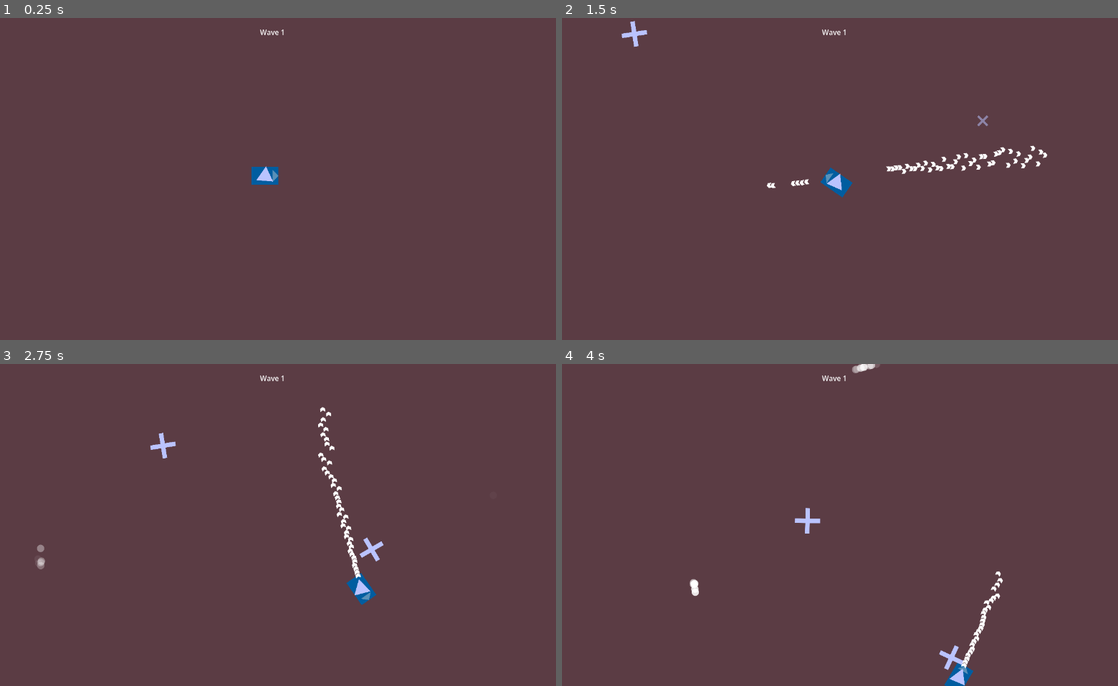
Above: before the commit, frames 1-4 (two rows, left to right).
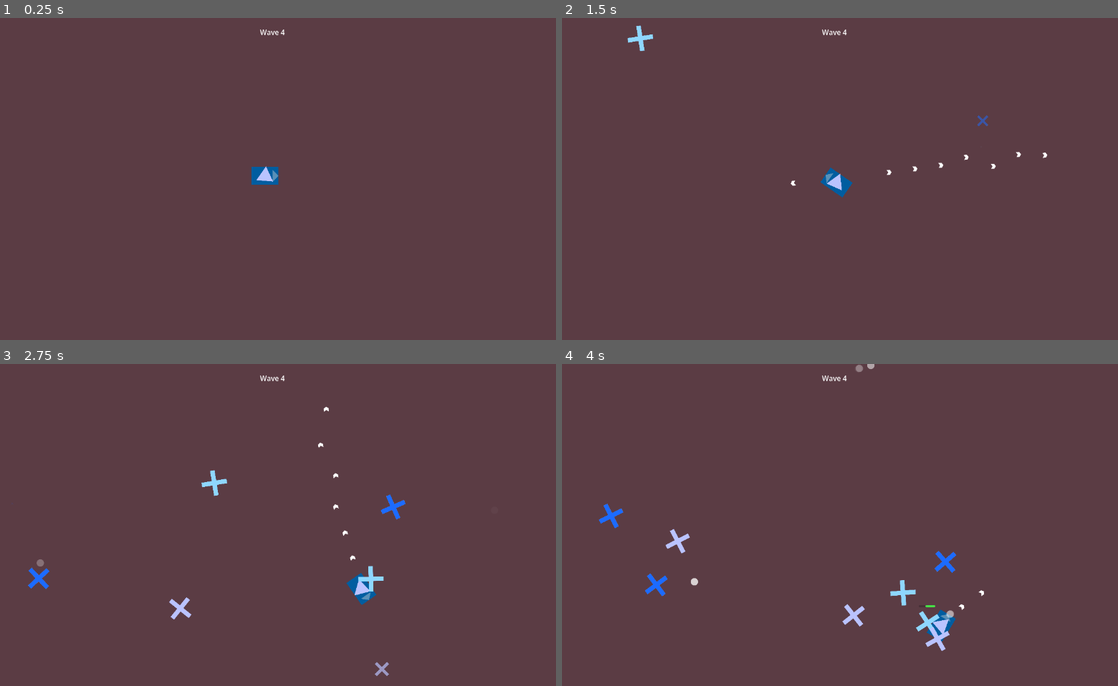
Above: after the commit, the same moments.

Repository: Sammon04/Roguelike_Game
Game: Godot game, scene res://Scenes/Main.tscn
Same seed, same stepped clock (60 frames per second), same inputs: the game is played once before the commit and once after it.
Inputs (mouse positions are in pixels of both pictures, inside the frame that each line leads up to):
- Up to frame 1 (0.25 s): no input
- Up to frame 2 (1.5 s): tap Enter at 0.5 s; move the mouse to (956, 162) at 0.52 s; press the mouse at (956, 162) at 0.53 s; hold D (right) 0.53-1.28 s; move the mouse to (717, 195) at 1.27 s; release the mouse at (717, 195) at 1.28 s; hold S (down) from 1.28 s (still down); click (717, 195) at 1.35 s
- Up to frame 3 (2.75 s): move the mouse to (328, 454) at 2.02 s; release S (down) at 2.03 s; press the mouse at (328, 454) at 2.03 s; hold D (right) from 2.03 s (still down)
- Up to frame 4 (4 s): move the mouse to (801, 589) at 2.77 s; release D (right) at 2.78 s; release the mouse at (801, 589) at 2.78 s; hold W (up) 2.78-3.53 s; click (801, 589) at 2.85 s; move the mouse to (1001, 573) at 3.52 s; press the mouse at (1001, 573) at 3.53 s; hold A (left) from 3.53 s (still down)

The runs differ from the first frame. In frame 1, less than 0.1% of the frame differs, in the area x 50-52%, y 3-6%; in frame 2, 0.8%; in frame 3, 1.5%; in frame 4, 2.2%, in the area x 6-80%, y 0-100%.

Commit message:
Added BaseEnemy class and new enemy types

Diff:
--- /dev/null
+++ b/Objects/Enemies/Scenes/basic_enemy.tscn
@@ -0,0 +1,127 @@
+[gd_scene format=3 uid="uid://bap31726r8p56"]
+
+[ext_resource type="Script" uid="uid://djxtr1mu4n2cm" path="res://Objects/Enemies/Scripts/basic_enemy.gd" id="1_sto6h"]
+[ext_resource type="Texture2D" uid="uid://ceqoc6brfrlwd" path="res://Graphics/enemy/basic_enemy.png" id="2_ytyfe"]
+
+[sub_resource type="Animation" id="Animation_md0e3"]
+length = 0.001
+tracks/0/type = "value"
+tracks/0/imported = false
+tracks/0/enabled = true
+tracks/0/path = NodePath(".:scale")
+tracks/0/interp = 1
+tracks/0/loop_wrap = true
+tracks/0/keys = {
+"times": PackedFloat32Array(0),
+"transitions": PackedFloat32Array(1),
+"update": 0,
+"values": [Vector2(0.99999994, 0.99999994)]
+}
+tracks/1/type = "value"
+tracks/1/imported = false
+tracks/1/enabled = true
+tracks/1/path = NodePath(".:modulate:a")
+tracks/1/interp = 1
+tracks/1/loop_wrap = true
+tracks/1/keys = {
+"times": PackedFloat32Array(0),
+"transitions": PackedFloat32Array(1),
+"update": 1,
+"values": [1.0]
+}
+tracks/2/type = "value"
+tracks/2/imported = false
+tracks/2/enabled = true
+tracks/2/path = NodePath("..:visible")
+tracks/2/interp = 1
+tracks/2/loop_wrap = true
+tracks/2/keys = {
+"times": PackedFloat32Array(0),
+"transitions": PackedFloat32Array(1),
+"update": 1,
+"values": [true]
+}
+
+[sub_resource type="Animation" id="Animation_4ra3w"]
+resource_name = "spawn"
+tracks/0/type = "value"
+tracks/0/imported = false
+tracks/0/enabled = true
+tracks/0/path = NodePath(".:scale")
+tracks/0/interp = 1
+tracks/0/loop_wrap = true
+tracks/0/keys = {
+"times": PackedFloat32Array(0, 1),
+"transitions": PackedFloat32Array(4.4382715, 1),
+"update": 0,
+"values": [Vector2(0, 0), Vector2(1, 1)]
+}
+tracks/1/type = "value"
+tracks/1/imported = false
+tracks/1/enabled = true
+tracks/1/path = NodePath(".:modulate:a")
+tracks/1/interp = 1
+tracks/1/loop_wrap = true
+tracks/1/keys = {
+"times": PackedFloat32Array(0, 1),
+"transitions": PackedFloat32Array(4.43, 1),
+"update": 0,
+"values": [0.0, 1.0]
+}
+tracks/2/type = "value"
+tracks/2/imported = false
+tracks/2/enabled = true
+tracks/2/path = NodePath("..:visible")
+tracks/2/interp = 1
+tracks/2/loop_wrap = true
+tracks/2/keys = {
+"times": PackedFloat32Array(0),
+"transitions": PackedFloat32Array(1),
+"update": 1,
+"values": [true]
+}
+
+[sub_resource type="AnimationLibrary" id="AnimationLibrary_5uy6h"]
+_data = {
+&"RESET": SubResource("Animation_md0e3"),
+&"spawn": SubResource("Animation_4ra3w")
+}
+
+[sub_resource type="CircleShape2D" id="CircleShape2D_md0e3"]
+radius = 13.0
+
+[sub_resource type="StyleBoxFlat" id="StyleBoxFlat_md0e3"]
+bg_color = Color(0.2784, 0.87, 0.2784, 1)
+corner_radius_top_left = 6
+corner_radius_top_right = 6
+corner_radius_bottom_right = 6
+corner_radius_bottom_left = 6
+corner_detail = 6
+
+[node name="Enemy" type="CharacterBody2D" unique_id=297808548 groups=["enemy"]]
+script = ExtResource("1_sto6h")
+
+[node name="Visuals" type="Node2D" parent="." unique_id=1416626296]
+scale = Vector2(0.99999994, 0.99999994)
+
+[node name="EnemySprite" type="Sprite2D" parent="Visuals" unique_id=1528180432]
+scale = Vector2(0.2, 0.2)
+texture = ExtResource("2_ytyfe")
+
+[node name="AnimationPlayer" type="AnimationPlayer" parent="Visuals" unique_id=797329095]
+libraries/ = SubResource("AnimationLibrary_5uy6h")
+
+[node name="CollisionShape2D" type="CollisionShape2D" parent="." unique_id=323943593]
+shape = SubResource("CircleShape2D_md0e3")
+
+[node name="HealthBar" type="ProgressBar" parent="." unique_id=1387917338]
+top_level = true
+offset_left = -18.0
+offset_top = -31.0
+offset_right = 19.0
+offset_bottom = -26.0
+theme_override_styles/fill = SubResource("StyleBoxFlat_md0e3")
+fill_mode = 1
+show_percentage = false
+
+[connection signal="animation_finished" from="Visuals/AnimationPlayer" to="." method="_on_animation_player_animation_finished"]
--- a/Objects/Scenes/enemy.tscn
+++ b/Objects/Enemies/Scenes/fast_enemy.tscn
@@ -1,7 +1,7 @@
-[gd_scene format=3 uid="uid://bap31726r8p56"]
+[gd_scene format=3 uid="uid://cvy6j2c17tuut"]
 
-[ext_resource type="Script" uid="uid://djxtr1mu4n2cm" path="res://Objects/Scripts/enemy.gd" id="1_sto6h"]
-[ext_resource type="Texture2D" uid="uid://ceqoc6brfrlwd" path="res://Graphics/enemy/enemy.png" id="2_ytyfe"]
+[ext_resource type="Script" uid="uid://de7i2q8dnyiaw" path="res://Objects/Enemies/Scripts/fast_enemy.gd" id="1_bx0t4"]
+[ext_resource type="Texture2D" uid="uid://cyuwlc3dcmrwg" path="res://Graphics/enemy/fast_enemy.png" id="2_ucpbs"]
 
 [sub_resource type="Animation" id="Animation_md0e3"]
 length = 0.001
@@ -99,14 +99,14 @@
 corner_detail = 6
 
 [node name="Enemy" type="CharacterBody2D" unique_id=297808548 groups=["enemy"]]
-script = ExtResource("1_sto6h")
+script = ExtResource("1_bx0t4")
 
 [node name="Visuals" type="Node2D" parent="." unique_id=1416626296]
 scale = Vector2(0.99999994, 0.99999994)
 
 [node name="EnemySprite" type="Sprite2D" parent="Visuals" unique_id=1528180432]
 scale = Vector2(0.2, 0.2)
-texture = ExtResource("2_ytyfe")
+texture = ExtResource("2_ucpbs")
 
 [node name="AnimationPlayer" type="AnimationPlayer" parent="Visuals" unique_id=797329095]
 libraries/ = SubResource("AnimationLibrary_5uy6h")
--- /dev/null
+++ b/Objects/Enemies/Scenes/tough_enemy.tscn
@@ -0,0 +1,127 @@
+[gd_scene format=3 uid="uid://brp2qbjp1ltkx"]
+
+[ext_resource type="Script" uid="uid://phxsy1my12f1" path="res://Objects/Enemies/Scripts/tough_enemy.gd" id="1_v0mtp"]
+[ext_resource type="Texture2D" uid="uid://d2pl2jfsvmf4f" path="res://Graphics/enemy/tough_enemy.png" id="2_v0mtp"]
+
+[sub_resource type="Animation" id="Animation_md0e3"]
+length = 0.001
+tracks/0/type = "value"
+tracks/0/imported = false
+tracks/0/enabled = true
+tracks/0/path = NodePath(".:scale")
+tracks/0/interp = 1
+tracks/0/loop_wrap = true
+tracks/0/keys = {
+"times": PackedFloat32Array(0),
+"transitions": PackedFloat32Array(1),
+"update": 0,
+"values": [Vector2(0.99999994, 0.99999994)]
+}
+tracks/1/type = "value"
+tracks/1/imported = false
+tracks/1/enabled = true
+tracks/1/path = NodePath(".:modulate:a")
+tracks/1/interp = 1
+tracks/1/loop_wrap = true
+tracks/1/keys = {
+"times": PackedFloat32Array(0),
+"transitions": PackedFloat32Array(1),
+"update": 1,
+"values": [1.0]
+}
+tracks/2/type = "value"
+tracks/2/imported = false
+tracks/2/enabled = true
+tracks/2/path = NodePath("..:visible")
+tracks/2/interp = 1
+tracks/2/loop_wrap = true
+tracks/2/keys = {
+"times": PackedFloat32Array(0),
+"transitions": PackedFloat32Array(1),
+"update": 1,
+"values": [true]
+}
+
+[sub_resource type="Animation" id="Animation_4ra3w"]
+resource_name = "spawn"
+tracks/0/type = "value"
+tracks/0/imported = false
+tracks/0/enabled = true
+tracks/0/path = NodePath(".:scale")
+tracks/0/interp = 1
+tracks/0/loop_wrap = true
+tracks/0/keys = {
+"times": PackedFloat32Array(0, 1),
+"transitions": PackedFloat32Array(4.4382715, 1),
+"update": 0,
+"values": [Vector2(0, 0), Vector2(1, 1)]
+}
+tracks/1/type = "value"
+tracks/1/imported = false
+tracks/1/enabled = true
+tracks/1/path = NodePath(".:modulate:a")
+tracks/1/interp = 1
+tracks/1/loop_wrap = true
+tracks/1/keys = {
+"times": PackedFloat32Array(0, 1),
+"transitions": PackedFloat32Array(4.43, 1),
+"update": 0,
+"values": [0.0, 1.0]
+}
+tracks/2/type = "value"
+tracks/2/imported = false
+tracks/2/enabled = true
+tracks/2/path = NodePath("..:visible")
+tracks/2/interp = 1
+tracks/2/loop_wrap = true
+tracks/2/keys = {
+"times": PackedFloat32Array(0),
+"transitions": PackedFloat32Array(1),
+"update": 1,
+"values": [true]
+}
+
+[sub_resource type="AnimationLibrary" id="AnimationLibrary_5uy6h"]
+_data = {
+&"RESET": SubResource("Animation_md0e3"),
+&"spawn": SubResource("Animation_4ra3w")
+}
+
+[sub_resource type="CircleShape2D" id="CircleShape2D_md0e3"]
+radius = 13.0
+
+[sub_resource type="StyleBoxFlat" id="StyleBoxFlat_md0e3"]
+bg_color = Color(0.2784, 0.87, 0.2784, 1)
+corner_radius_top_left = 6
+corner_radius_top_right = 6
+corner_radius_bottom_right = 6
+corner_radius_bottom_left = 6
+corner_detail = 6
+
+[node name="Enemy" type="CharacterBody2D" unique_id=297808548 groups=["enemy"]]
+script = ExtResource("1_v0mtp")
+
+[node name="Visuals" type="Node2D" parent="." unique_id=1416626296]
+scale = Vector2(0.99999994, 0.99999994)
+
+[node name="EnemySprite" type="Sprite2D" parent="Visuals" unique_id=1528180432]
+scale = Vector2(0.2, 0.2)
+texture = ExtResource("2_v0mtp")
+
+[node name="AnimationPlayer" type="AnimationPlayer" parent="Visuals" unique_id=797329095]
+libraries/ = SubResource("AnimationLibrary_5uy6h")
+
+[node name="CollisionShape2D" type="CollisionShape2D" parent="." unique_id=323943593]
+shape = SubResource("CircleShape2D_md0e3")
+
+[node name="HealthBar" type="ProgressBar" parent="." unique_id=1387917338]
+top_level = true
+offset_left = -18.0
+offset_top = -31.0
+offset_right = 19.0
+offset_bottom = -26.0
+theme_override_styles/fill = SubResource("StyleBoxFlat_md0e3")
+fill_mode = 1
+show_percentage = false
+
+[connection signal="animation_finished" from="Visuals/AnimationPlayer" to="." method="_on_animation_player_animation_finished"]
--- a/Objects/Scripts/enemy.gd
+++ b/Objects/Enemies/Scripts/base_enemy.gd
@@ -1,22 +1,22 @@
-class_name Enemy
+class_name BaseEnemy
 extends CharacterBody2D
 
 @onready var player = get_tree().get_first_node_in_group("player") as Player
 @onready var anim: AnimationPlayer = $Visuals/AnimationPlayer
 @onready var collision: CollisionShape2D = $CollisionShape2D
 @onready var health_bar: ProgressBar = $HealthBar
+
 @export var enemy_speed = 200
 @export var max_health: int = 100
+
 var health: int
-var is_active: bool
-var dead : bool
+var is_active: bool = false
+var dead : bool = false
 signal enemy_died
 
 
 func _ready() -> void:
 	visible = false
-	is_active = false
-	dead = false
 	collision.disabled = true
 	anim.play("spawn")
 	health = max_health
@@ -31,12 +31,15 @@
 	$HealthBar.global_position = global_position + Vector2(-20, -40)
 
 func follow_player():
-	if player:
-		var direction = player.global_position - position
-		direction = direction.normalized()
-		velocity = direction * enemy_speed
-		move_and_slide()
-		look_at(player.global_position)
+	if not player:
+		return
+
+	var direction = player.global_position - position
+	direction = direction.normalized()
+	velocity = direction * enemy_speed
+
+	move_and_slide()
+	look_at(player.global_position)
 
 func take_damage(amount: int):
 	health -= amount
--- /dev/null
+++ b/Objects/Enemies/Scripts/basic_enemy.gd
@@ -0,0 +1,6 @@
+extends BaseEnemy
+
+func _ready():
+	enemy_speed = 200
+	max_health = 100
+	super()
--- /dev/null
+++ b/Objects/Enemies/Scripts/fast_enemy.gd
@@ -0,0 +1,6 @@
+extends BaseEnemy
+
+func _ready():
+	enemy_speed = 300
+	max_health = 50
+	super()
--- /dev/null
+++ b/Objects/Enemies/Scripts/tough_enemy.gd
@@ -0,0 +1,6 @@
+extends BaseEnemy
+
+func _ready():
+	enemy_speed = 100
+	max_health = 400
+	super()
--- a/Objects/Scenes/director.tscn
+++ b/Objects/Scenes/director.tscn
@@ -1,9 +1,13 @@
 [gd_scene format=3 uid="uid://ces8wovhg1sy2"]
 
 [ext_resource type="Script" uid="uid://bhacpeeyps7ym" path="res://Objects/Scripts/director.gd" id="1_8c0qa"]
+[ext_resource type="PackedScene" uid="uid://bap31726r8p56" path="res://Objects/Enemies/Scenes/basic_enemy.tscn" id="2_kqw4h"]
+[ext_resource type="PackedScene" uid="uid://cvy6j2c17tuut" path="res://Objects/Enemies/Scenes/fast_enemy.tscn" id="3_15p4y"]
+[ext_resource type="PackedScene" uid="uid://brp2qbjp1ltkx" path="res://Objects/Enemies/Scenes/tough_enemy.tscn" id="4_sdhsa"]
 
 [node name="Director" type="Node" unique_id=1807380165]
 script = ExtResource("1_8c0qa")
+enemy_scenes = Array[PackedScene]([ExtResource("2_kqw4h"), ExtResource("3_15p4y"), ExtResource("4_sdhsa")])
 
 [node name="SpawnPoint" type="Marker2D" parent="." unique_id=1074548989]
 
--- a/Objects/Scripts/director.gd
+++ b/Objects/Scripts/director.gd
@@ -5,8 +5,8 @@
 @onready var spawn_point : Marker2D = $SpawnPoint
 @onready var wave_counter : Label = $"../WaveCounter"
 @onready var player = get_tree().get_first_node_in_group("player") as Player
-var enemy_scene = preload("res://Objects/Scenes/enemy.tscn")
 
+@export var enemy_scenes : Array[PackedScene]
 @export var current_wave : int = 0
 @export var time_between_waves : float = 15
 @export var early_wave_delay : float = 3.0
@@ -51,6 +51,7 @@
 		wave_timer.start(early_wave_delay)
 
 func spawn_enemy():
+	var enemy_scene = enemy_scenes.pick_random()
 	var enemy = enemy_scene.instantiate()
 
 	pick_random_spawn_point()
--- a/Player/player.tscn
+++ b/Player/player.tscn
@@ -29,7 +29,7 @@
 
 [node name="Gun" type="Node2D" parent="GunPivot" unique_id=1056202318]
 script = ExtResource("4_dqkch")
-fire_rate = 100.0
+fire_rate = 10.0
 spread = 3.0
 
 [node name="Sprite2D" type="Sprite2D" parent="GunPivot/Gun" unique_id=26623763]
--- a/Scenes/Main.tscn
+++ b/Scenes/Main.tscn
@@ -13,7 +13,7 @@
 [node name="Main" type="Node" unique_id=2031225890]
 
 [node name="Bg" type="Sprite2D" parent="." unique_id=626524100]
-position = Vector2(665, 361)
+position = Vector2(643, 355)
 scale = Vector2(0.8, 0.8)
 texture = ExtResource("1_kln2b")
 
@@ -21,6 +21,7 @@
 position = Vector2(630, 353)
 
 [node name="Director" parent="." unique_id=1807380165 instance=ExtResource("3_pbw6q")]
+current_wave = 3
 
 [node name="Borders" type="Node2D" parent="." unique_id=1969603087]
 
Renamed: Graphics/enemy/enemy.png -> Graphics/enemy/basic_enemy.png
Not shown, added: Graphics/enemy/basic_enemy.png.import
Binary file added: Graphics/enemy/fast_enemy.png
Not shown, added: Graphics/enemy/fast_enemy.png.import
Binary file added: Graphics/enemy/tough_enemy.png
Not shown, changed: Graphics/enemy/tough_enemy.png.import
Not shown, added: Objects/Enemies/Scripts/base_enemy.gd.uid
Renamed: Objects/Scripts/enemy.gd.uid -> Objects/Enemies/Scripts/basic_enemy.gd.uid
Not shown, added: Objects/Enemies/Scripts/fast_enemy.gd.uid
Not shown, added: Objects/Enemies/Scripts/tough_enemy.gd.uid
